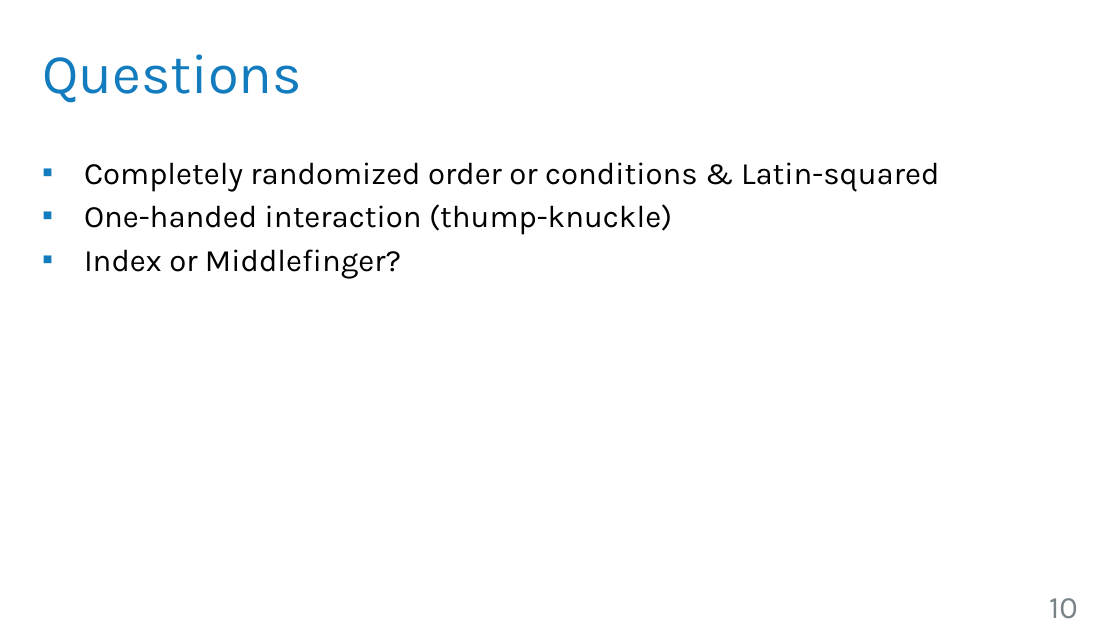
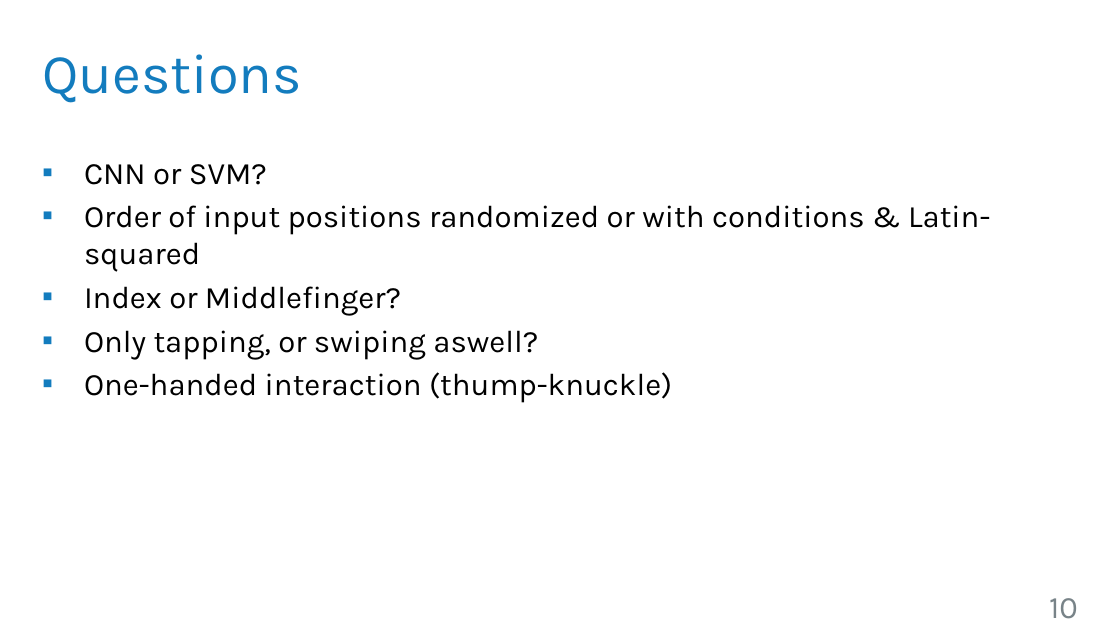
Before and after one commit to robsch94/FaPraKnuckleInput, a slide deck: slide 10 of FirstPresentation.pptx. Drawn at 1120x630 pixels with LibreOffice and Linux fonts; fonts in the diff are those of the drawing; background and template pictures are left out. Boxes give left, top, right and bottom in pixels: in the first picture for what was removed or moved away, otherwise in the second. Text is boxed around its words. In the diff, an @@ line names an element or a change of style, - is before the commit and + after.

```diff
--- a/FirstPresentation.pptx
+++ b/FirstPresentation.pptx
@@ text at bbox=[84, 164, 990, 360]: text changed @@
-▪ Completely randomized order or conditions & Latin-squared
+▪ CNN or SVM?
+▪ Order of input positions randomized or with conditions & Latin-squared
+▪ Index or Middlefinger?
+▪ Only tapping, or swiping aswell?
@@ text at bbox=[84, 249, 401, 279]: paragraph removed @@
-▪ Index or Middlefinger?
```
Also in this commit, not shown: 6 other slides changed, 3 slides added, 3 slides removed.
